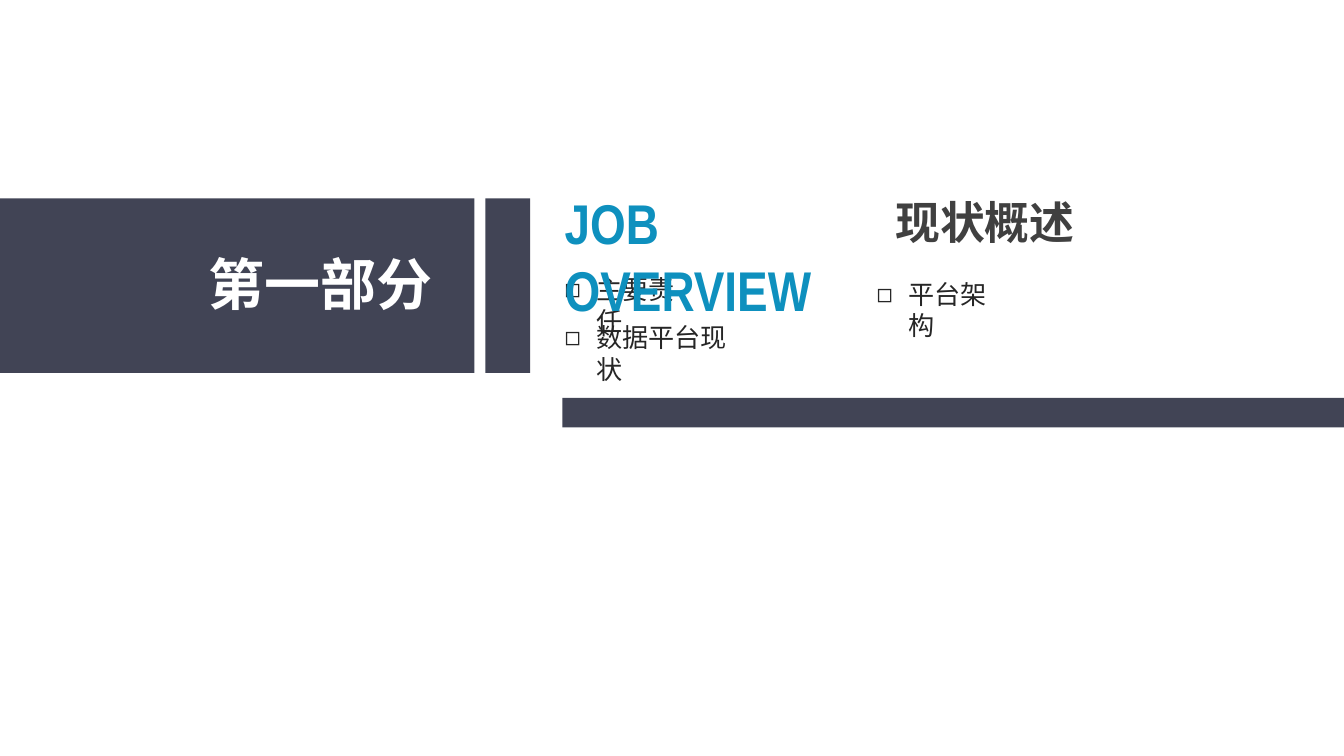
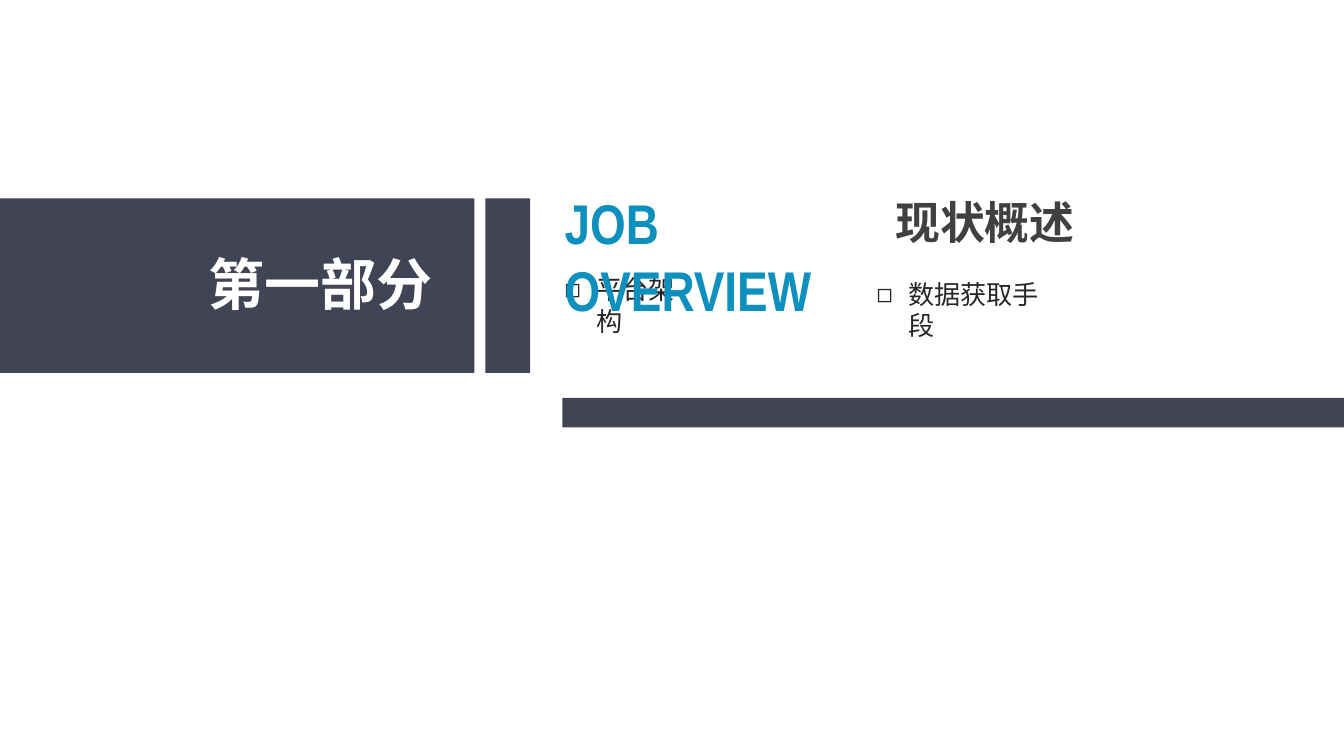
Before and after one commit to sunliangliang9201/interview_prepare, a slide deck: slide 3 of 在线阶段汇报20190606.pptx. Drawn at 1344x756 pixels with LibreOffice and Linux fonts; fonts in the diff are those of the drawing. Boxes give left, top, right and bottom in pixels: in the first picture for what was removed or moved away, otherwise in the second. Text is boxed around its words. In the diff, an @@ line names an element or a change of style, - is before the commit and + after.

```diff
--- a/在线阶段汇报20190606.pptx
+++ b/在线阶段汇报20190606.pptx
@@ text at bbox=[596, 272, 674, 333]: text changed @@
-◻ 主要责任
+◻ 平台架构
@@ text at bbox=[908, 282, 1039, 337]: text changed @@
-◻ 平台架构
+◻ 数据获取手段
@@ text removed at bbox=[596, 320, 727, 381] @@
-◻ 数据平台现状
```
Also in this commit, not shown: 2 other slides changed, 1 slide added, 6 slides removed.
